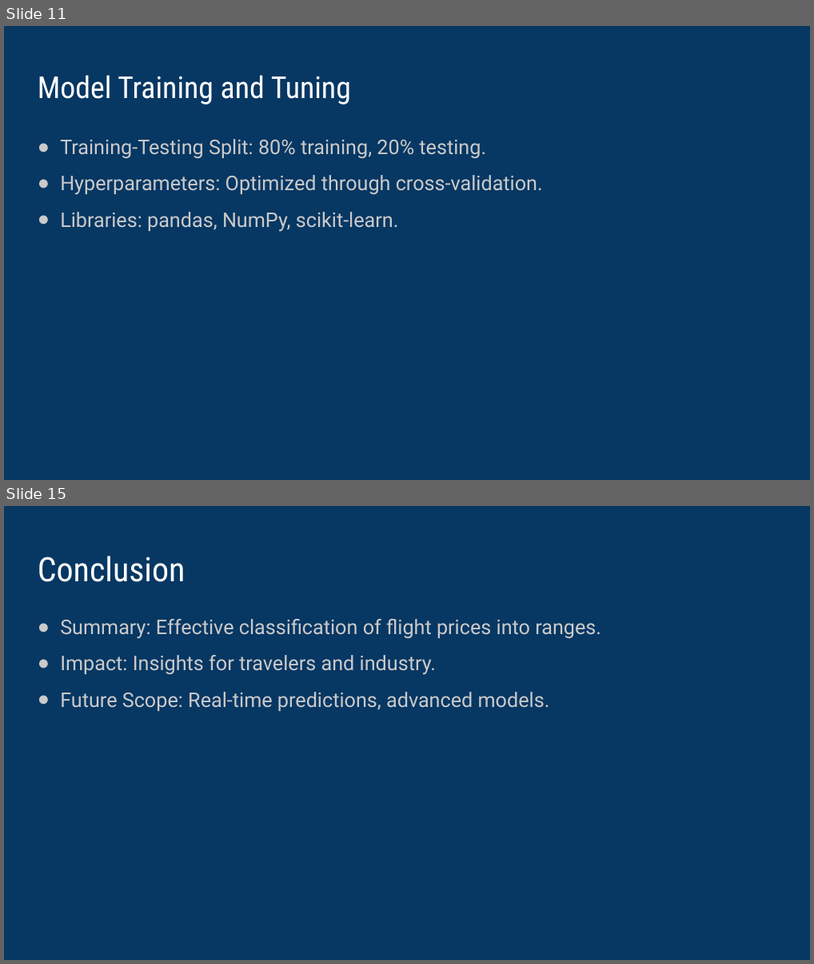
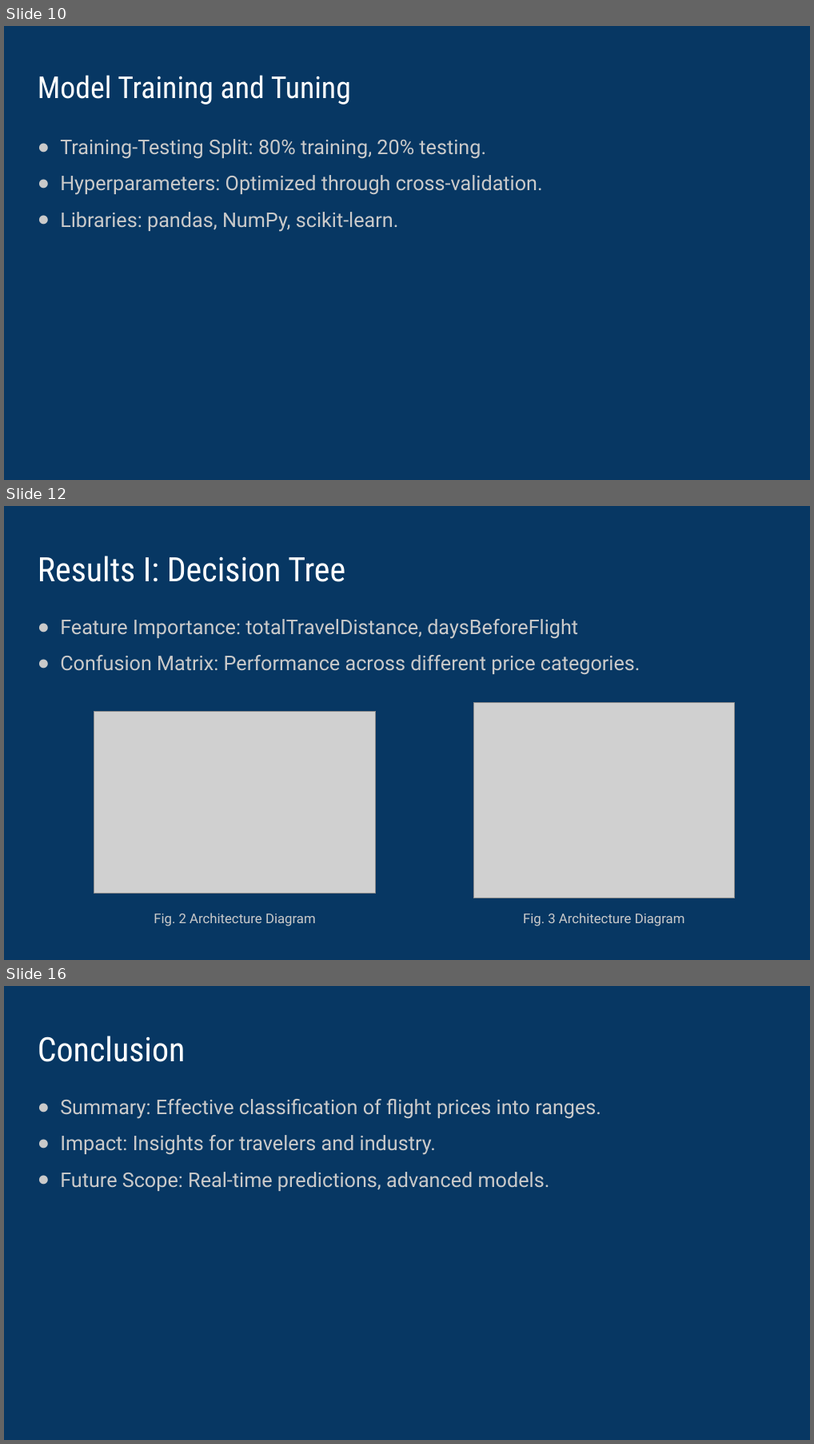
Before and after one commit to vipvivek15/CMPE_255_Final_Project, a slide deck: Final_presentation.pptx. Shown one above the other, each under a label of ours: slides 11 and 15 before the commit, slides 10, 12 and 16 after it; the slides between them are not shown. The pictures are 814x964 and 814x1444 pixels, drawn with LibreOffice and Linux fonts; fonts in the diff are those of the drawing; grey boxes stand for pictures. Boxes give left, top, right and bottom in pixels: in the first picture for what was removed or moved away, otherwise in the second. Text is boxed around its words. In the diff, an @@ line names an element or a change of style, - is before the commit and + after.

```diff
--- a/Final_presentation.pptx
+++ b/Final_presentation.pptx
@@ slide 12 added at bbox=[4, 506, 810, 960], background #073763 @@
@@ title added at bbox=[38, 556, 346, 582], 40 pt, text #FFFFFF @@
+Results I: Decision Tree
@@ text added at bbox=[60, 619, 641, 675], 24 pt, text #CACACA @@
+● Feature Importance: totalTravelDistance, daysBeforeFlight
+● Confusion Matrix: Performance across different price categories.
@@ picture added at bbox=[94, 711, 376, 893] @@
@@ picture added at bbox=[474, 703, 735, 898] @@
@@ text added at bbox=[154, 912, 316, 926], 16 pt, text #CACACA @@
+Fig. 2 Architecture Diagram
@@ text added at bbox=[523, 912, 686, 926], 16 pt, text #CACACA @@
+Fig. 3 Architecture Diagram
@@ what was slide 11 is now slide 10 @@
@@ what was slide 15 is now slide 16 @@
```
Also in this commit, not shown: 12 slides changed, 1 other slide added, 1 slide removed.
